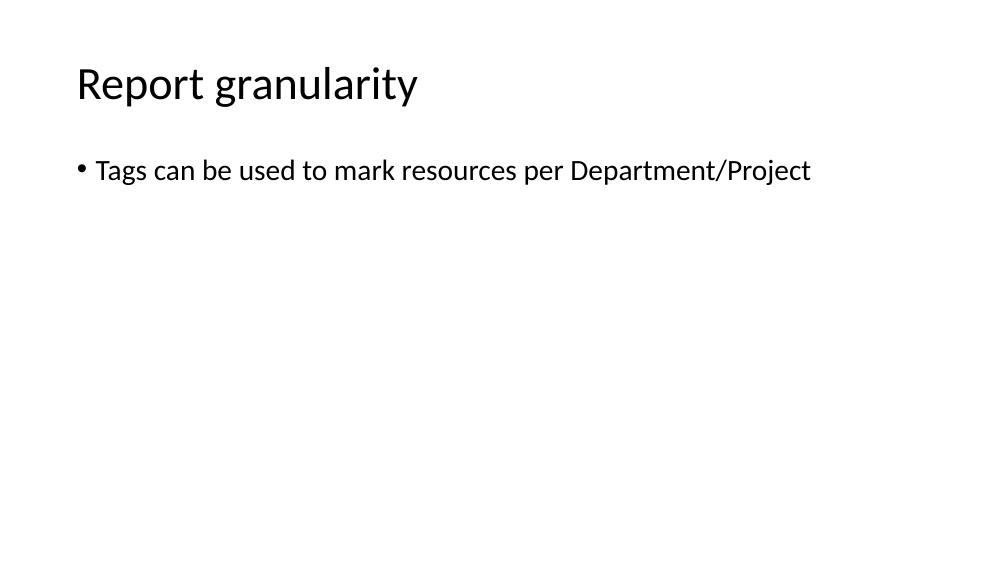
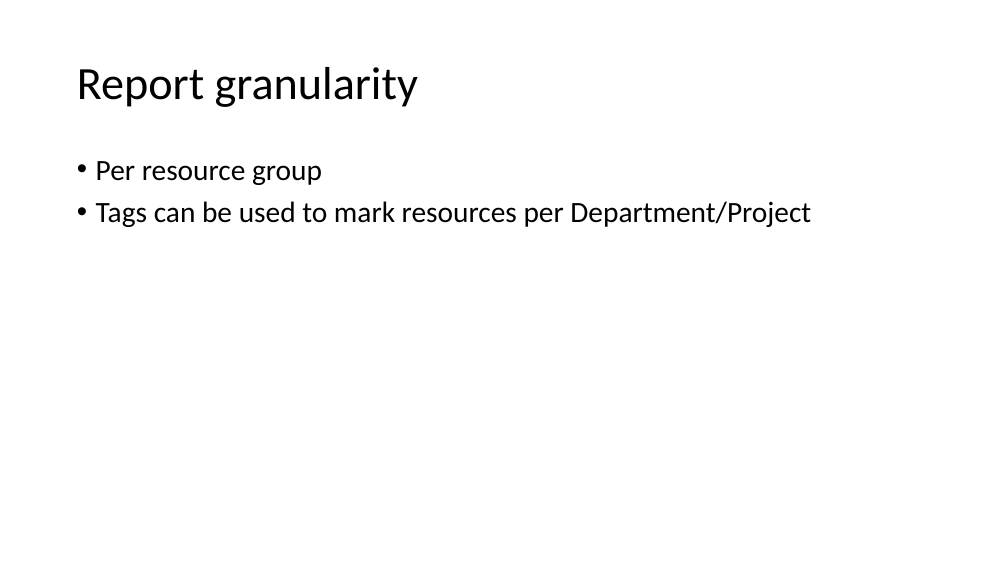
Before and after one commit to peterperov/MSFTCSA, a slide deck: slide 22 of 104-FinOps/Azure FinOps - Introduction.pptx. Drawn at 1008x567 pixels with LibreOffice and Linux fonts; fonts in the diff are those of the drawing. Boxes give left, top, right and bottom in pixels: in the first picture for what was removed or moved away, otherwise in the second. Text is boxed around its words. In the diff, an @@ line names an element or a change of style, - is before the commit and + after.

```diff
--- a/104-FinOps/Azure FinOps - Introduction.pptx
+++ b/104-FinOps/Azure FinOps - Introduction.pptx
@@ text at [96, 161, 322, 185]: paragraph added @@
+• Per resource group
```
Also in this commit, not shown: 14 other slides changed, 2 slides added.
